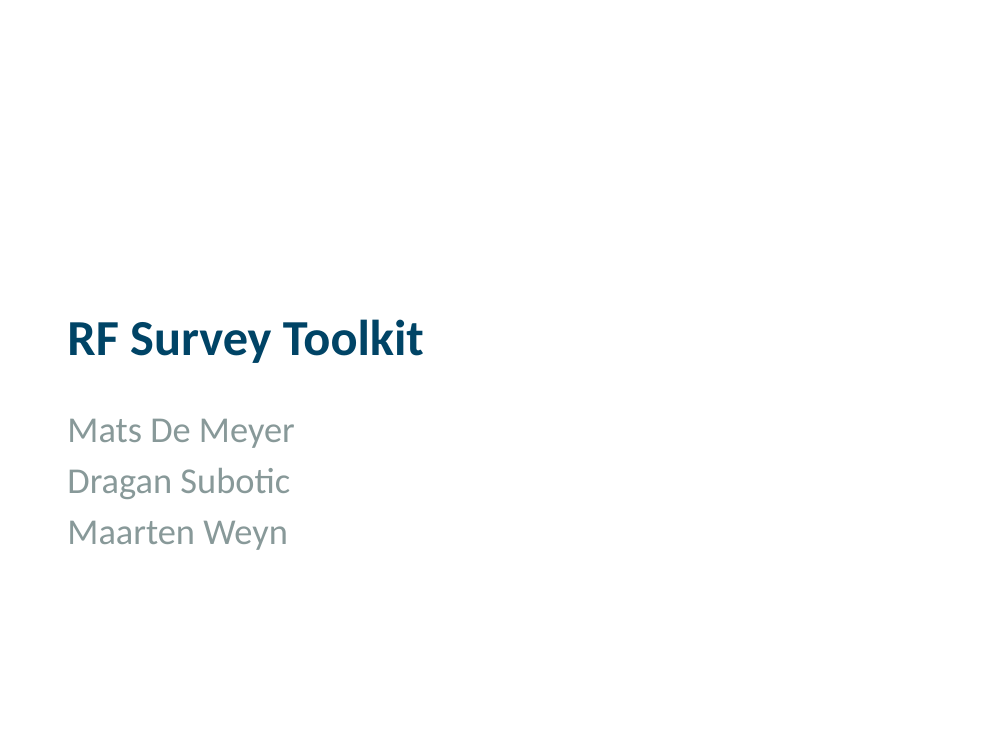
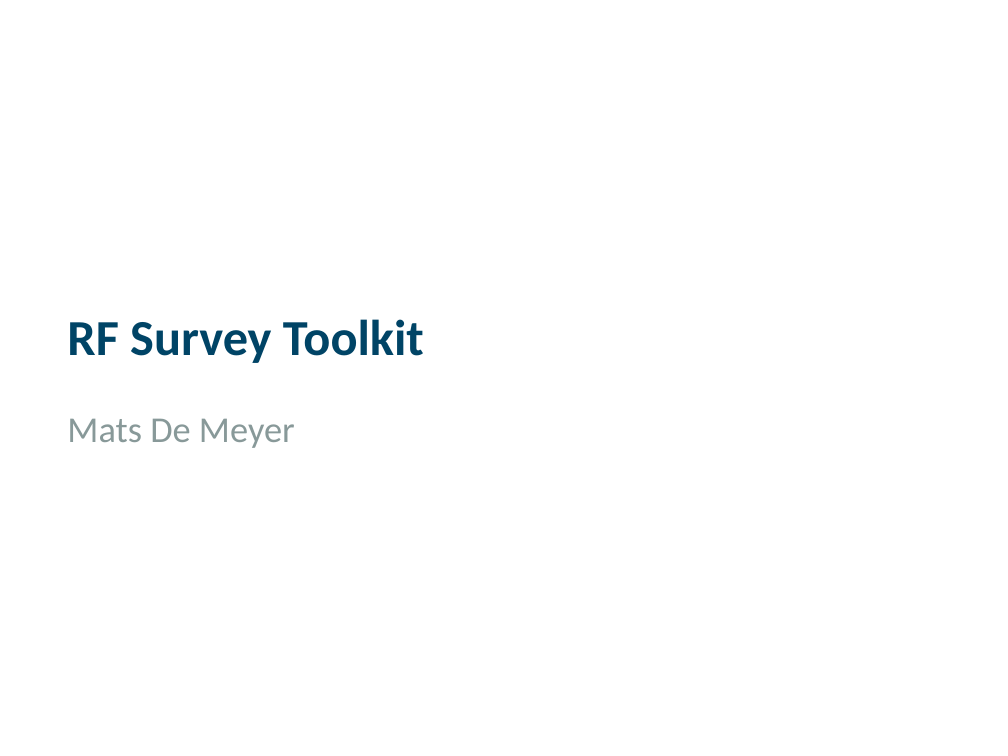
Before and after one commit to MatsDeMeyer/RF-Survey-BLE, a slide deck: slide 1 of Report Files/RF Survey Toolkit.pptx. Drawn at 1008x756 pixels with LibreOffice and Linux fonts; fonts in the diff are those of the drawing; background and template pictures are left out. Boxes give left, top, right and bottom in pixels: in the first picture for what was removed or moved away, otherwise in the second. Text is boxed around its words. In the diff, an @@ line names an element or a change of style, - is before the commit and + after.

```diff
--- a/Report Files/RF Survey Toolkit.pptx
+++ b/Report Files/RF Survey Toolkit.pptx
@@ subtitle at [67,468,290,550]: paragraphs removed @@
-Dragan Subotic
-Maarten Weyn
```
Also in this commit, not shown: 1 slide added, 5 other files.
